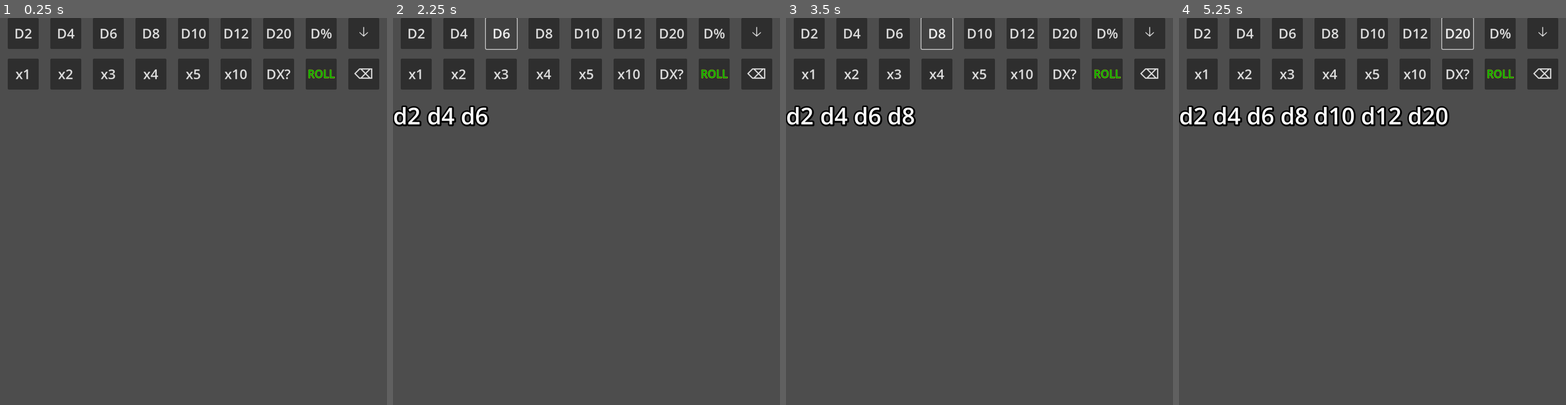
Above: before the commit, frames 1-4 (left to right).
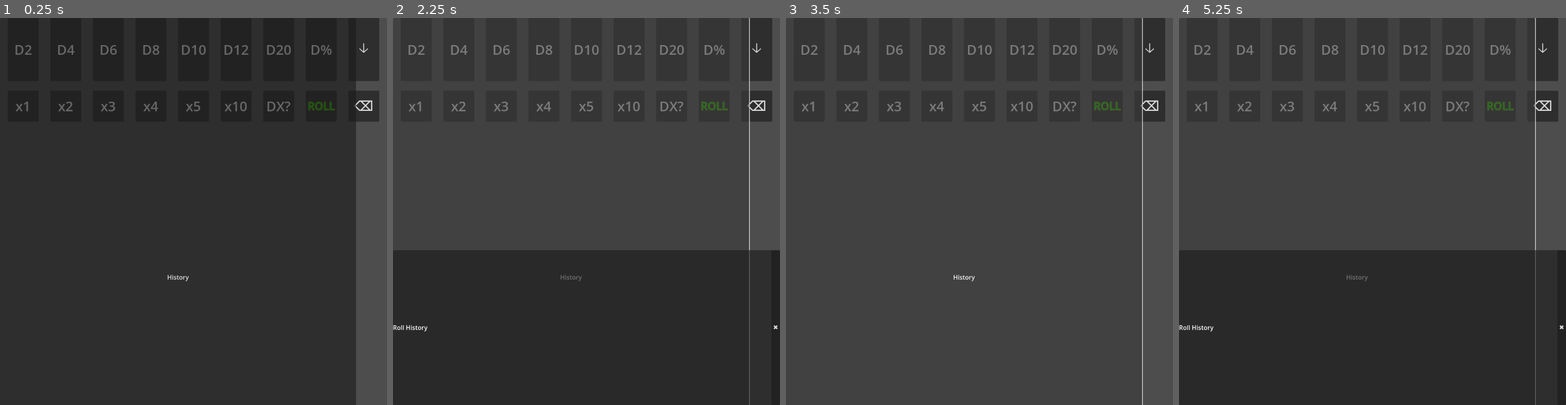
Above: after the commit, the same moments.

Repository: FromAriel/Experiments
Game: Godot game, scene res://main.tscn
The game is run twice, just before and just after one commit, with the same random seed, the same clock (stepped at 60 frames per second) and the same inputs.
Inputs:
- Up to frame 1 (0.25 s): no input
- Up to frame 2 (2.25 s): click "D2" at 0.5 s; click "D4" at 1.25 s; click "D6" at 2 s
- Up to frame 3 (3.5 s): click "D8" at 2.75 s
- Up to frame 4 (5.25 s): click "D10" at 3.5 s; click "D12" at 4.25 s; click "D20" at 5 s

The runs differ from the first frame. In frame 1, 83% of the frame differs, in the area x 0-98%, y 0-100%; in frame 2, 43%; in frame 3, 4.0%; in frame 4, 45%.

Commit message:
feat(livedie): add roll history drawer and queue chips

Diff:
--- a/LIVEdie/scenes/quick_roll_bar.tscn
+++ b/LIVEdie/scenes/quick_roll_bar.tscn
@@ -2,6 +2,7 @@
 
 [ext_resource type="Script" uid="uid://owkgt6c75kui" path="res://scripts/quick_roll_bar.gd" id="1"]
 [ext_resource type="PackedScene" uid="uid://c4jfdeyqiow6v" path="res://scenes/dial_spinner.tscn" id="2"]
+[ext_resource type="PackedScene" uid="uid://rollhistory01" path="res://scenes/roll_history_panel.tscn" id="3"]
 
 [node name="CanvasLayer" type="CanvasLayer"]
 
@@ -202,17 +203,33 @@
 theme_override_font_sizes/font_size = 35
 text = "⌫"
 
-[node name="QueueLabel" type="Label" parent="QuickRollBar"]
-layout_mode = 2
-theme_override_colors/font_shadow_color = Color(0, 0, 0, 1)
-theme_override_constants/outline_size = 15
-theme_override_constants/shadow_outline_size = 15
-theme_override_font_sizes/font_size = 60
+
+[node name="QueueRow" type="PanelContainer" parent="QuickRollBar"]
+layout_mode = 2
+theme_override_constants/margin_left = 8
+theme_override_constants/margin_right = 8
+theme_override_constants/margin_top = 4
+theme_override_constants/margin_bottom = 4
+
+[node name="HScroll" type="ScrollContainer" parent="QuickRollBar/QueueRow"]
+size_flags_horizontal = 3
+
+[node name="DiceChips" type="HBoxContainer" parent="QuickRollBar/QueueRow/HScroll"]
+theme_override_constants/separation = 4
 
 [node name="PreviewDialog" type="AcceptDialog" parent="QuickRollBar"]
 
 [node name="DialSpinner" parent="QuickRollBar" instance=ExtResource("2")]
 
-[node name="LongPressTimer" type="Timer" parent="QuickRollBar"]
-wait_time = 0.5
-one_shot = true
+
+[node name="HistoryButton" type="Button" parent="."]
+layout_mode = 0
+anchors_preset = 10
+anchor_right = 1.0
+anchor_bottom = 1.0
+offset_right = -80.0
+offset_bottom = 340.0
+text = "History"
+
+
+[node name="RollHistoryPanel" parent="." instance=ExtResource("3")]
--- /dev/null
+++ b/LIVEdie/scenes/roll_history_panel.tscn
@@ -0,0 +1,35 @@
+[gd_scene load_steps=3 format=3 uid="uid://rollhistory01"]
+
+[ext_resource type="Script" uid="uid://rollhistorygd" path="res://scripts/roll_history_panel.gd" id="1"]
+
+[node name="RollHistoryPanel" type="PanelContainer"]
+anchors_preset = 8
+anchor_left = 0.0
+anchor_right = 1.0
+anchor_top = 1.0
+anchor_bottom = 1.0
+offset_top = -400.0
+visible = false
+script = ExtResource("1")
+
+[node name="HeaderBar" type="HBoxContainer" parent="."]
+layout_mode = 2
+size_flags_horizontal = 3
+
+[node name="Title" type="Label" parent="HeaderBar"]
+text = "Roll History"
+
+[node name="Spacer" type="Control" parent="HeaderBar"]
+size_flags_horizontal = 3
+
+[node name="Close" type="Button" parent="HeaderBar"]
+text = "✖"
+
+[node name="Scroll" type="ScrollContainer" parent="."]
+anchors_preset = 15
+anchor_right = 1.0
+anchor_bottom = 1.0
+offset_top = 40.0
+
+[node name="Entries" type="VBoxContainer" parent="Scroll"]
+size_flags_vertical = 3
--- a/LIVEdie/scripts/dial_spinner.gd
+++ b/LIVEdie/scripts/dial_spinner.gd
@@ -44,9 +44,13 @@
     for key in order:
         var btn := Button.new()
         if key == "DEL":
-            btn.text = "<x"
+            btn.text = "\u232b"
+        elif key == "OK":
+            btn.text = "\u2714"
         else:
             btn.text = key
+        btn.custom_minimum_size = Vector2(80, 80)
+        btn.add_theme_font_size_override("font_size", 32)
         grid.add_child(btn)
         if key.is_valid_int():
             btn.pressed.connect(_on_key.bind(key))
--- a/LIVEdie/scripts/quick_roll_bar.gd
+++ b/LIVEdie/scripts/quick_roll_bar.gd
@@ -30,6 +30,10 @@
 var qrb_long_press_param: int = 0
 var qrb_long_press_triggered: bool = false
 
+@onready var qrb_chip_box: HBoxContainer = $QueueRow/HScroll/DiceChips
+@onready var qrb_history_button: Button = $"../HistoryButton"
+@onready var qrb_history_panel: RollHistoryPanel = $"../RollHistoryPanel"
+
 
 func _ready() -> void:
     _connect_dice_buttons($StandardRow)
@@ -37,9 +41,9 @@
     $StandardRow/AdvancedToggle.pressed.connect(_on_toggle_advanced)
     $RepeaterRow/RollButton.pressed.connect(_on_roll_pressed)
     _connect_repeat_buttons()
-    $LongPressTimer.timeout.connect(_on_long_press_timeout)
     $PreviewDialog.confirmed.connect(_on_preview_confirmed)
     $DialSpinner.confirmed.connect(_on_spinner_confirmed)
+    qrb_history_button.pressed.connect(_on_history_pressed)
 
 
 func _connect_dice_buttons(row: HBoxContainer) -> void:
@@ -82,34 +86,20 @@
     qrb_long_press_type = "die"
     qrb_long_press_param = faces
     qrb_long_press_triggered = false
-    $LongPressTimer.start()
 
 
 func _on_die_up(faces: int) -> void:
-    if $LongPressTimer.time_left > 0.0:
-        $LongPressTimer.stop()
-        _on_die_pressed(faces)
-    elif qrb_long_press_triggered:
-        pass
-    else:
-        _on_die_pressed(faces)
+    _on_die_pressed(faces)
 
 
 func _on_repeat_down(mult: int) -> void:
     qrb_long_press_type = "repeat"
     qrb_long_press_param = mult
     qrb_long_press_triggered = false
-    $LongPressTimer.start()
 
 
 func _on_repeat_up(mult: int) -> void:
-    if $LongPressTimer.time_left > 0.0:
-        $LongPressTimer.stop()
-        _on_repeat_pressed(mult)
-    elif qrb_long_press_triggered:
-        pass
-    else:
-        _on_repeat_pressed(mult)
+    _on_repeat_pressed(mult)
 
 
 func _add_die(faces: int, qty: int) -> void:
@@ -118,17 +108,23 @@
     else:
         qrb_queue[-1]["count"] += qty
     qrb_last_faces = faces
-    _update_queue_label()
-
-
-func _update_queue_label() -> void:
-    var parts: Array = []
-    for entry in qrb_queue:
-        var part := "d" + str(entry["faces"])
-        if entry["count"] > 1:
-            part += _superscript(entry["count"])
-        parts.append(part)
-    $QueueLabel.text = " ".join(parts)
+    _update_queue_display()
+
+
+func _update_queue_display() -> void:
+    for child in qrb_chip_box.get_children():
+        child.queue_free()
+    if qrb_queue.is_empty():
+        $QueueRow.hide()
+        return
+    $QueueRow.show()
+    for entry in qrb_queue:
+        var chip := Label.new()
+        chip.text = "D%d × %d" % [entry["faces"], entry["count"]]
+        chip.custom_minimum_size = Vector2(90, 40)
+        chip.horizontal_alignment = HORIZONTAL_ALIGNMENT_CENTER
+        chip.vertical_alignment = VERTICAL_ALIGNMENT_CENTER
+        qrb_chip_box.add_child(chip)
 
 
 func _superscript(val: int) -> String:
@@ -175,7 +171,7 @@
     qrb_prev_queue = qrb_queue.duplicate(true)
     for entry in qrb_queue:
         entry["count"] *= mult
-    _update_queue_label()
+    _update_queue_display()
 
 
 func _show_spinner(faces: int) -> void:
@@ -187,6 +183,13 @@
 func _on_spinner_confirmed() -> void:
     var qty := int($DialSpinner.ds_value)
     _add_die(qrb_long_press_param, qty)
+
+
+func _on_history_pressed() -> void:
+    if qrb_history_panel.visible:
+        qrb_history_panel.hide_panel()
+    else:
+        qrb_history_panel.show_panel()
 
 
 func _on_roll_pressed() -> void:
@@ -195,7 +198,10 @@
     var parser := DiceParser.new()
     var expr := _build_expression()
     var res := parser.evaluate(expr)
-    print("Rolled: %s -> %s" % [expr, res])
+    var total = res.get("total", res)
+    var msg = "%s -> %s" % [expr, total]
+    print("Rolled: %s" % msg)
+    qrb_history_panel.add_entry(msg)
     qrb_queue.clear()
     qrb_last_faces = 0
-    _update_queue_label()
+    _update_queue_display()
--- /dev/null
+++ b/LIVEdie/scripts/roll_history_panel.gd
@@ -0,0 +1,28 @@
+###############################################################
+# LIVEdie/scripts/roll_history_panel.gd
+# Key Classes      • RollHistoryPanel – slide-up drawer for rolls
+# Key Functions    • add_entry() – append log entry
+#                   show_panel() – open drawer
+#                   hide_panel() – close drawer
+# Dependencies     • none
+# Last Major Rev   • 24-06-XX – initial implementation
+###############################################################
+class_name RollHistoryPanel
+extends PanelContainer
+
+@onready var _entries: VBoxContainer = $Scroll/Entries
+
+
+func add_entry(text: String) -> void:
+    var label := Label.new()
+    label.text = text
+    label.custom_minimum_size.y = 48
+    _entries.add_child(label)
+
+
+func show_panel() -> void:
+    show()
+
+
+func hide_panel() -> void:
+    hide()
